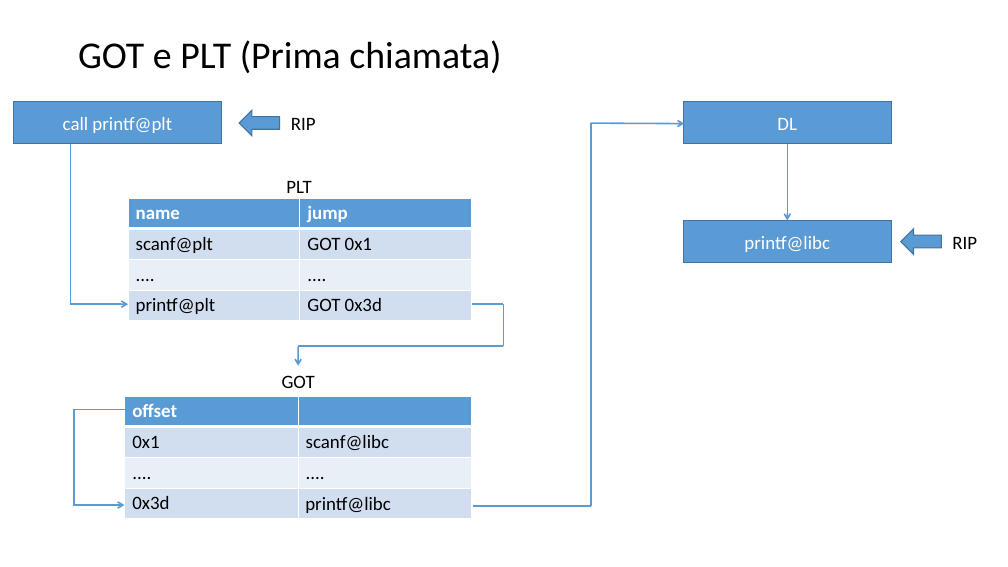
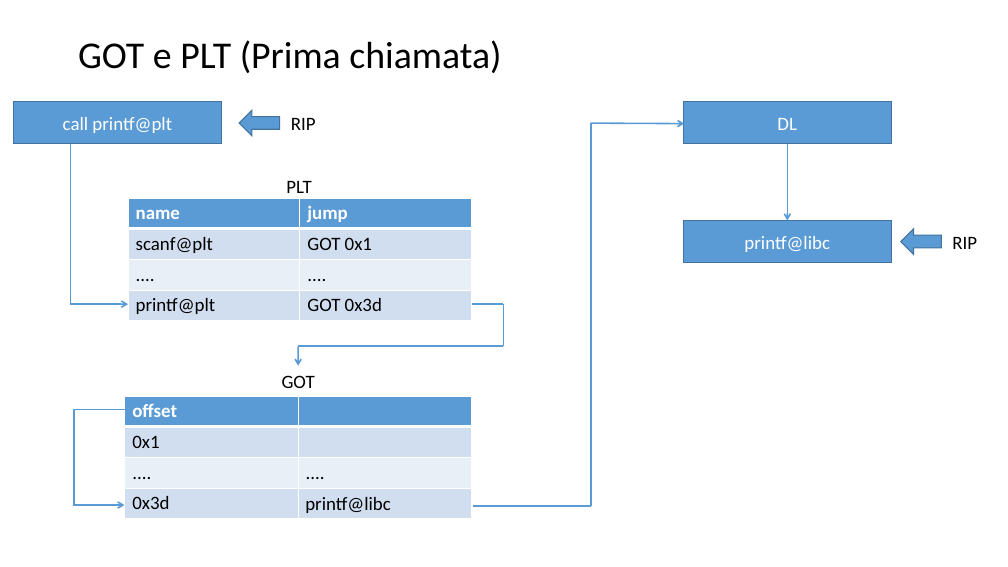
Before and after one commit to galatolofederico/rop-ret2libc, a slide deck: slide 8 of slides.pptx. Drawn at 1008x567 pixels with LibreOffice and Linux fonts; fonts in the diff are those of the drawing. Boxes give left, top, right and bottom in pixels: in the first picture for what was removed or moved away, otherwise in the second. Text is boxed around its words. In the diff, an @@ line names an element or a change of style, - is before the commit and + after.

```diff
--- a/slides.pptx
+++ b/slides.pptx
@@ table at [125, 396, 471, 519] @@
-row 2, column 2: scanf@libc
+row 2, column 2: 
```
Also in this commit, not shown: 3 other slides changed.
